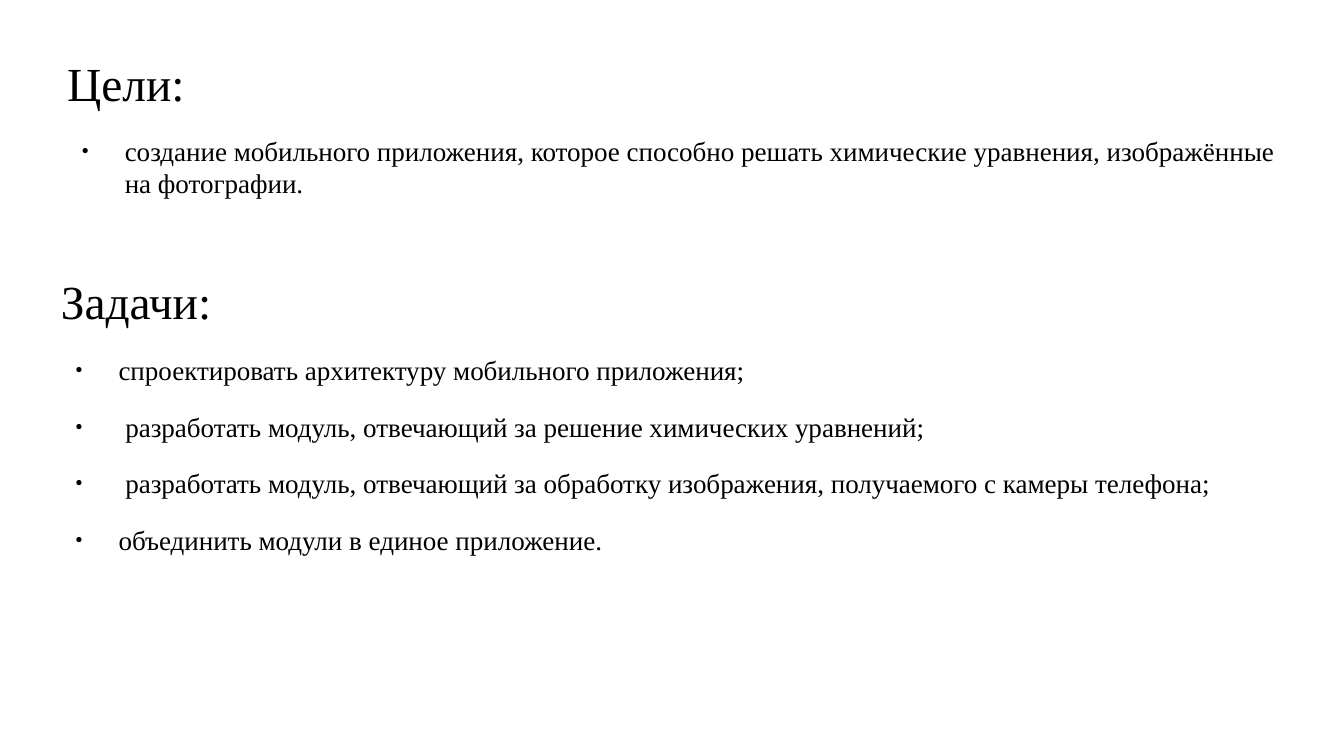
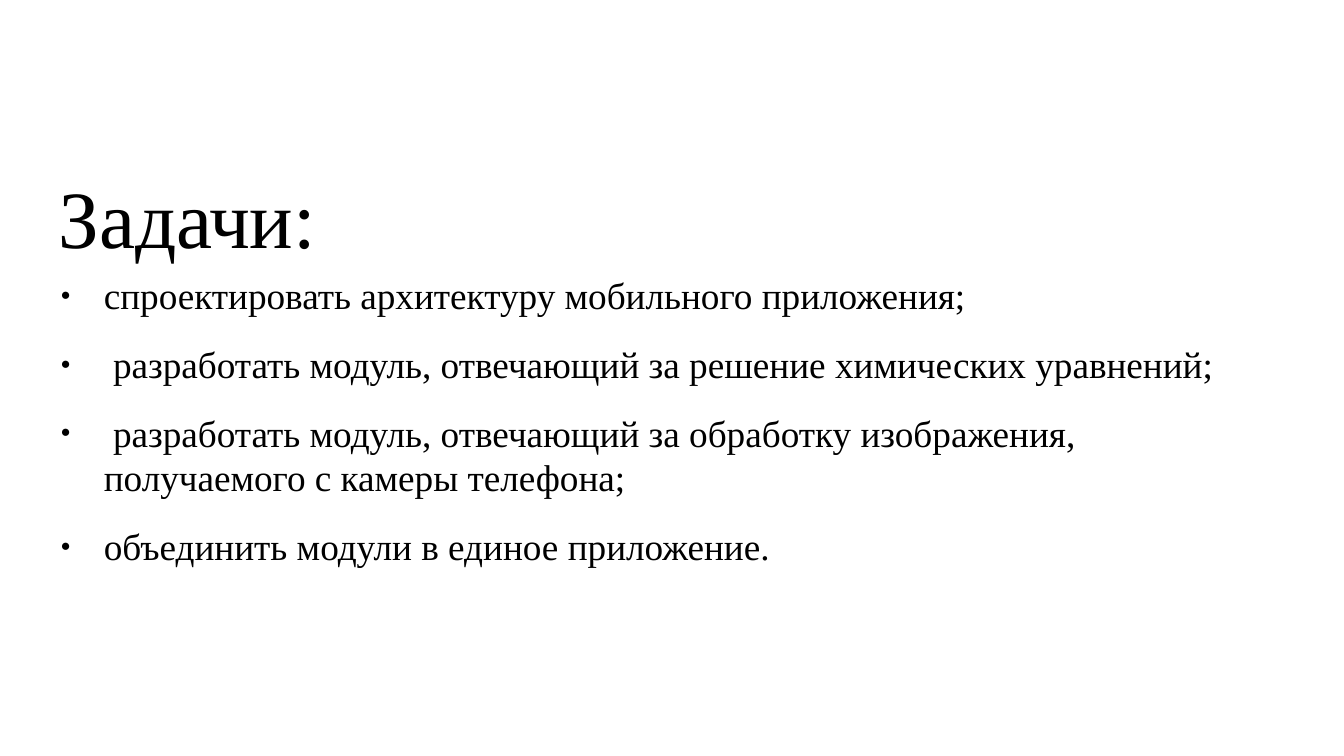
Before and after one commit to catdog905/temp, a slide deck: slide 2 of PhotoCemistry.odp (slide 3 before the commit). Drawn at 1344x756 pixels with LibreOffice and Linux fonts; fonts in the diff are those of the drawing. Boxes give left, top, right and bottom in pixels: in the first picture for what was removed or moved away, otherwise in the second. Text is boxed around its words. In the diff, an @@ line names an element or a change of style, - is before the commit and + after.

Commit message:
presentation

```diff
--- a/PhotoCemistry.odp
+++ b/PhotoCemistry.odp
@@ title removed at (67,70,184,110) @@
-Цели:
@@ text removed at (125,141,1274,199) @@
-● создание мобильного приложения, которое способно решать химические уравнения, изображённые на фотографии.
@@ title "Задачи:": place and size @@
-title "Задачи:" at (61,287,211,328)
+title "Задачи:" at (58,194,316,263)
@@ title "Задачи:" at (58,194,316,263): size 28 to 48 pt @@
@@ text "спроектировать архитектуру мобильного приложения;": place and size @@
-text "спроектировать архитектуру мобильного приложения;" at (119,360,1210,555)
+text "спроектировать архитектуру мобильного приложения;" at (104,282,1213,567)
@@ text "спроектировать архитектуру мобильного приложения;" at (104,282,1213,567): size 16 to 22 pt @@
```
Also in this commit, not shown: 4 slides added, 9 slides removed, 4 other files.
